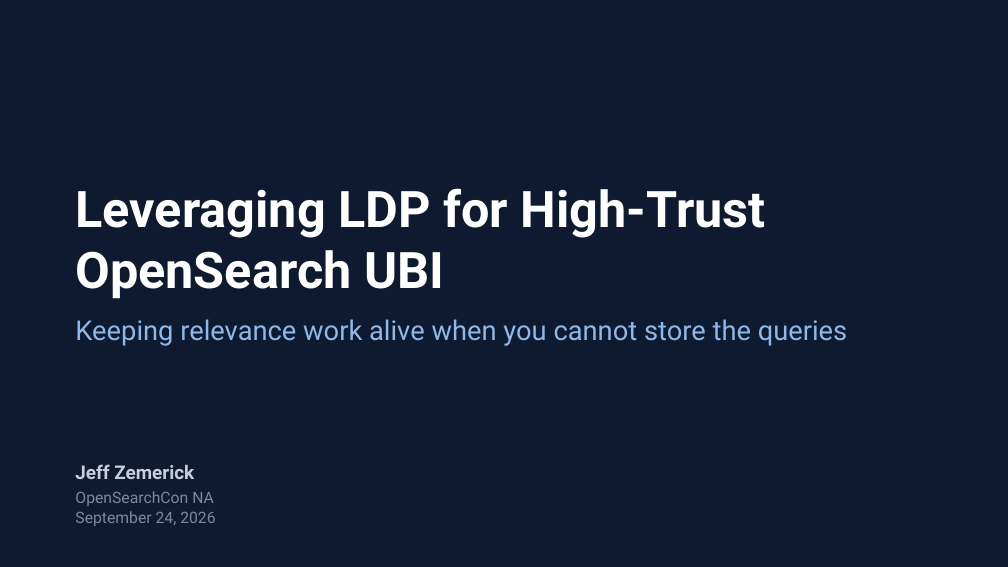
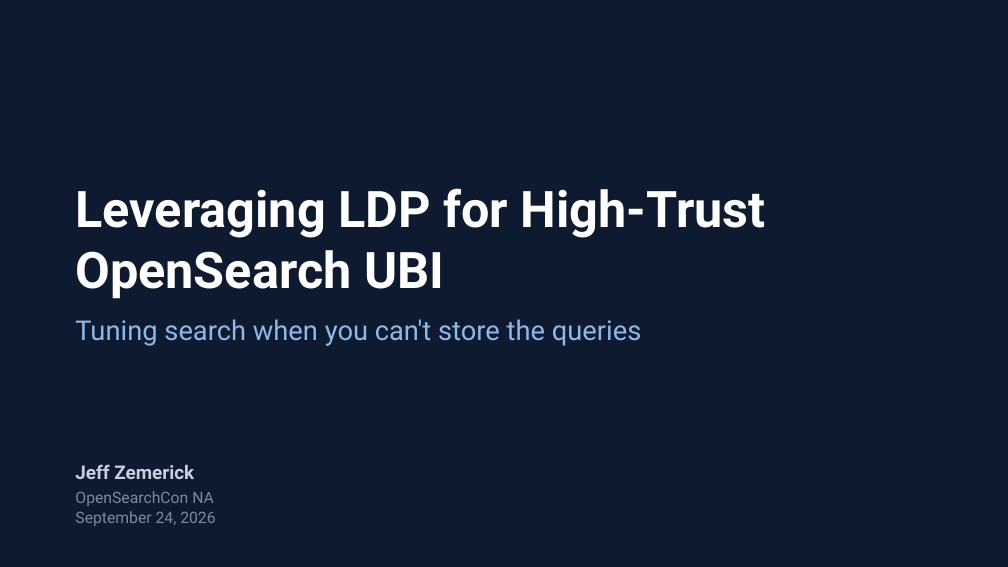
Before and after one commit to jzonthemtn/ldp-for-search, a slide deck: slide 1 of ldp_for_search_slides.pptx. Drawn at 1008x567 pixels with LibreOffice and Linux fonts; fonts in the diff are those of the drawing. Boxes give left, top, right and bottom in pixels: in the first picture for what was removed or moved away, otherwise in the second. Text is boxed around its words. In the diff, an @@ line names an element or a change of style, - is before the commit and + after.

```diff
--- a/ldp_for_search_slides.pptx
+++ b/ldp_for_search_slides.pptx
@@ text at box(75, 319, 641, 346): text changed @@
-Keeping relevance work alive when you cannot store the queries
+Tuning search when you can't store the queries
```
Also in this commit, not shown: 14 other slides changed, 9 other files.
